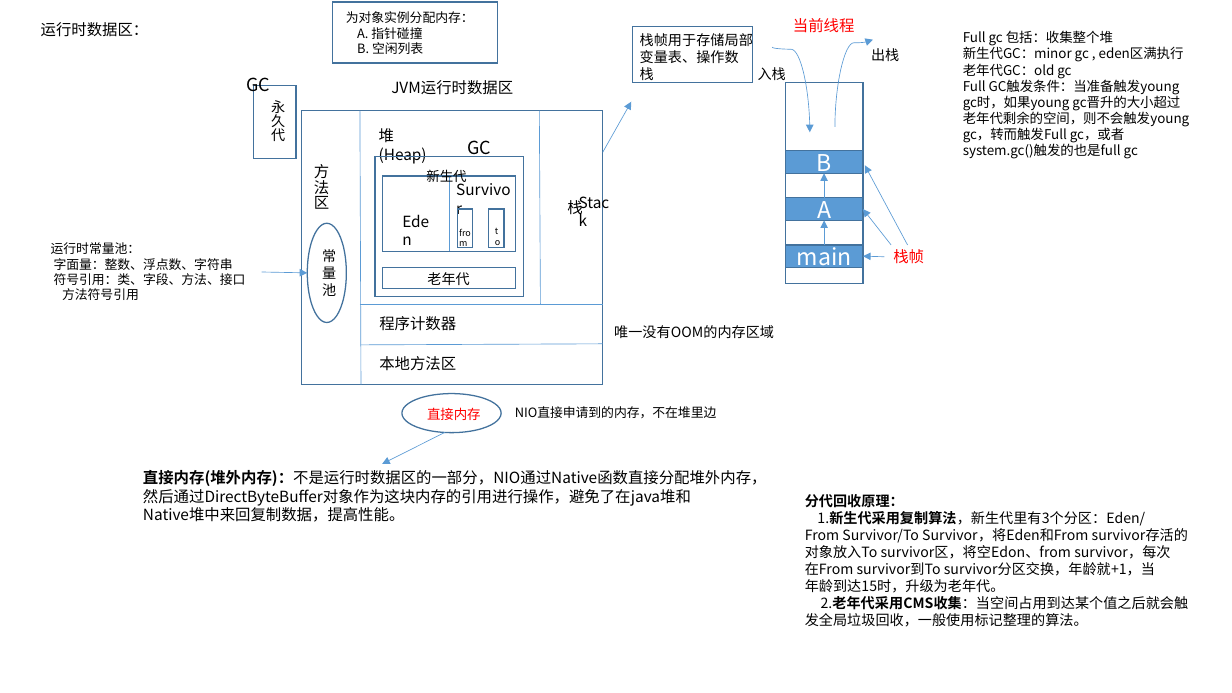
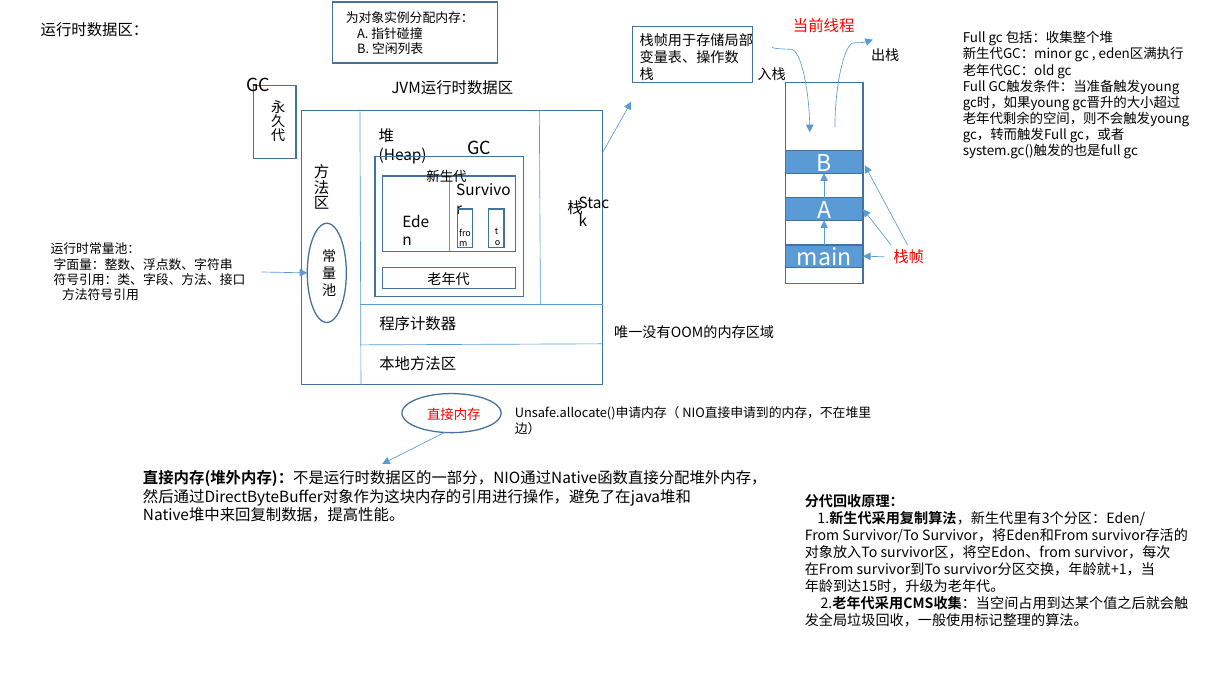
Before and after one commit to dengboyu/future, a slide deck: slide 2 of doc/doc.pptx. Drawn at 1232x693 pixels with LibreOffice and Linux fonts; fonts in the diff are those of the drawing. Boxes give left, top, right and bottom in pixels: in the first picture for what was removed or moved away, otherwise in the second. Text is boxed around its words. In the diff, an @@ line names an element or a change of style, - is before the commit and + after.

Commit message:
update

```diff
--- a/doc/doc.pptx
+++ b/doc/doc.pptx
@@ text at (515,406,871,434): text changed @@
-NIO直接申请到的内存，不在堆里边
+Unsafe.allocate()申请内存（ NIO直接申请到的内存，不在堆里边）
```
